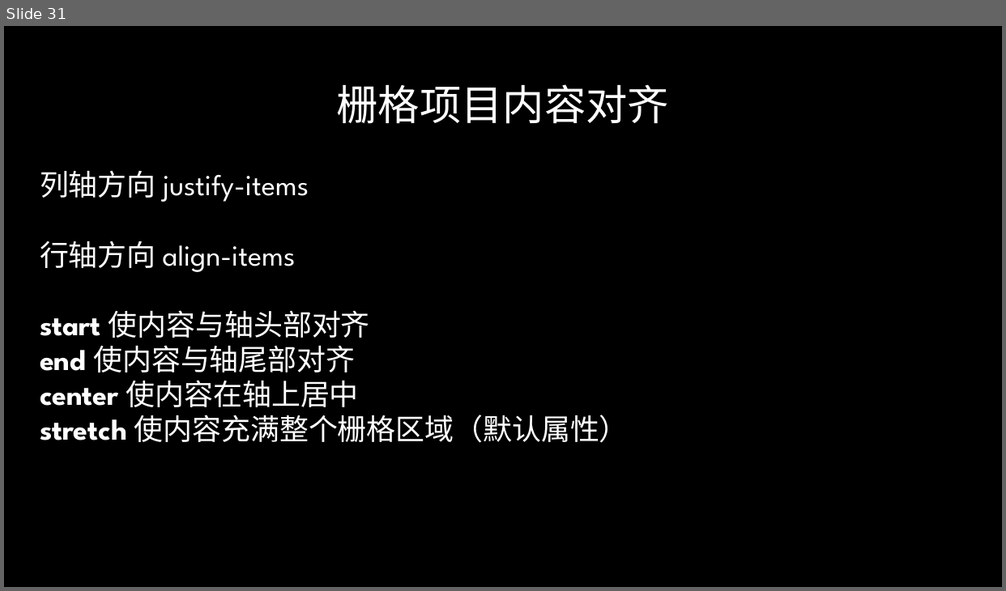
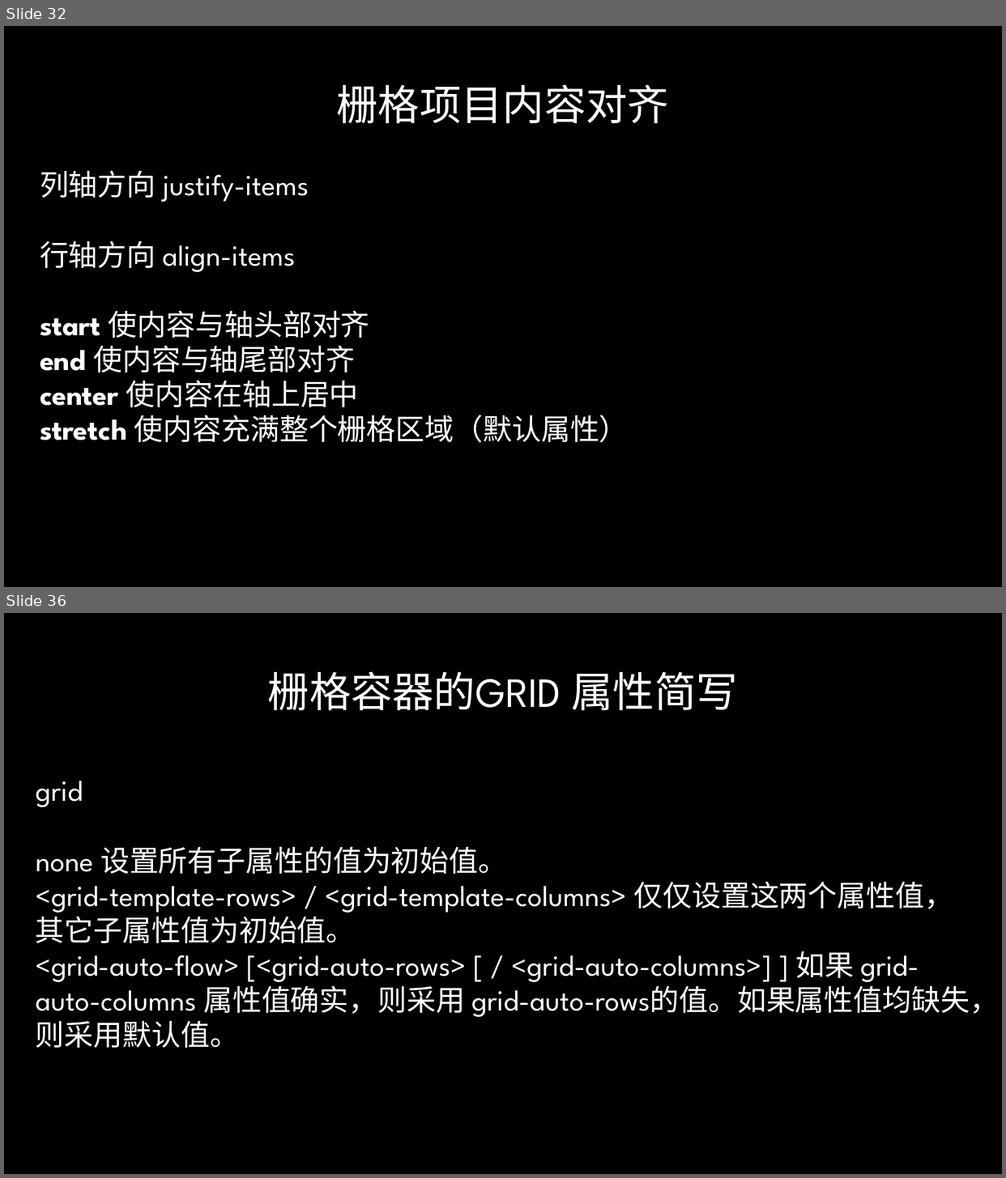
Before and after one commit to radiofly19841018/demo-flex, a slide deck: ppt/CSS Flex&Grid.pptx. Shown one above the other, each under a label of ours: slide 31 before the commit, slides 32 and 36 after it; the slides between them are not shown. The pictures are 1006x591 and 1006x1178 pixels, drawn with LibreOffice and Linux fonts; fonts in the diff are those of the drawing; background and template pictures are left out. Boxes give left, top, right and bottom in pixels: in the first picture for what was removed or moved away, otherwise in the second. Text is boxed around its words. In the diff, an @@ line names an element or a change of style, - is before the commit and + after.

```diff
--- a/ppt/CSS Flex&Grid.pptx
+++ b/ppt/CSS Flex&Grid.pptx
@@ slide 36 added at <box>4,613,1002,1174</box>, background picture (left out) @@
@@ title added at <box>268,671,738,711</box>, 40 pt, text gradient #FFFFFF to #A6A6A6 @@
+栅格容器的GRID 属性简写
@@ text added at <box>36,781,999,1048</box>, 28 pt, text #FFFFFF @@
+grid
+none 设置所有子属性的值为初始值。
+<grid-template-rows> / <grid-template-columns> 仅仅设置这两个属性值，其它子属性值为初始值。
+<grid-auto-flow> [<grid-auto-rows> [ / <grid-auto-columns>] ] 如果 grid-auto-columns 属性值确实，则采用 grid-auto-rows的值。如果属性值均缺失，则采用默认值。
@@ what was slide 31 is now slide 32 @@
```
Also in this commit, not shown: 2 slides changed, 9 other slides added, 4 slides removed.
